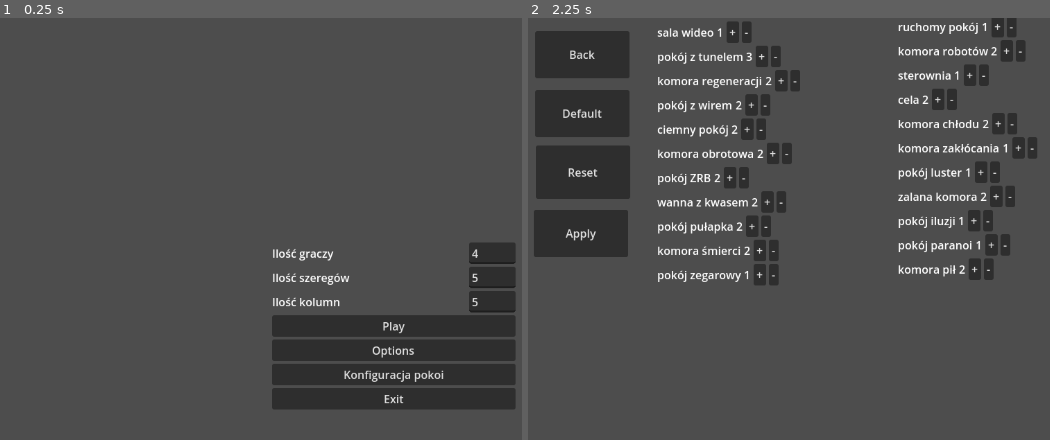
Above: before the commit, frames 1-2 (left to right).
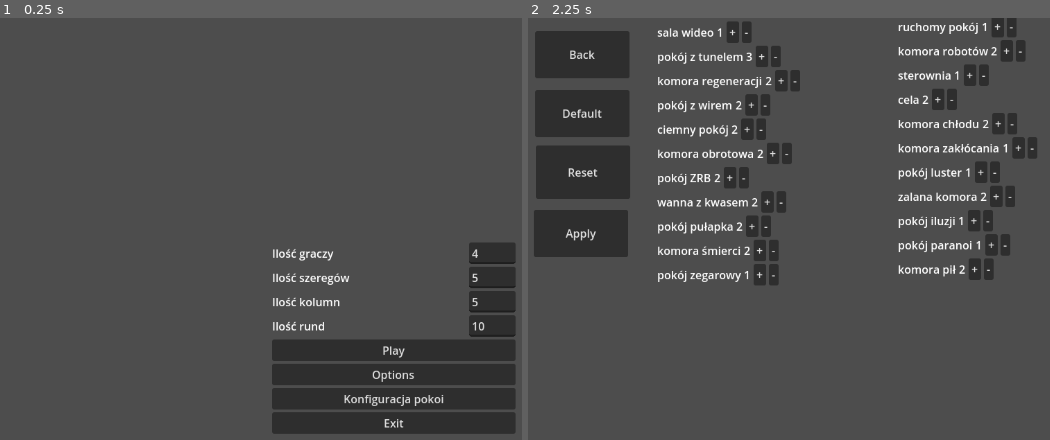
Above: after the commit, the same moments.

Repository: super12pl/strona25
Game: Godot game, scene res://scenes/Menu.tscn
Two runs of this game, one before a commit and one after it. Both use one fixed random seed, a clock stepped at 60 frames per second and the inputs below.
Inputs:
- Up to frame 1 (0.25 s): no input
- Up to frame 2 (2.25 s): click "Konfiguracja pokoi" at 0.5 s; click "Back" at 1.25 s; click "Konfiguracja pokoi" at 2 s

The runs differ from the first frame. In frame 1, 4.9% of the frame differs, in the area x 52-99%, y 70-99%; in frame 2, nothing differs.

Commit message:
dodano rundy

Diff:
--- a/code/Menu.gd
+++ b/code/Menu.gd
@@ -3,16 +3,19 @@
 @onready var gracze = $MarginContainer/VBoxContainer/HBoxContainer/gracze
 @onready var szeregi = $MarginContainer/VBoxContainer/HBoxContainer2/szeregi
 @onready var kolumny = $MarginContainer/VBoxContainer/HBoxContainer3/kolumny
+@onready var rundy = $MarginContainer/VBoxContainer/HBoxContainer4/rundy
 
 func _ready():
 	gracze.text = str(global.players)
 	szeregi.text = str(global.szeregi)
 	kolumny.text = str(global.kolumny)
+	rundy.text = str(global.maxRounds)
 
 func _on_play_pressed():
 	global.players = int(gracze.text)
 	global.szeregi = int(szeregi.text)
 	global.kolumny = int(kolumny.text)
+	global.maxRounds = int(rundy.text)
 	get_tree().change_scene_to_file("res://scenes//gra.tscn")
 
 func _on_options_pressed():
--- a/code/global.gd
+++ b/code/global.gd
@@ -18,6 +18,11 @@
 
 var plansza = []
 var zakryte = []
+
+var round = 1
+var maxRounds = 10
+
+var zakolejkowaneAkcjeWszytkich = [] ##ta zmienna będzie wielka
 
 #nie dotykać
 var reloaded = false
--- a/code/gra.gd
+++ b/code/gra.gd
@@ -2,6 +2,7 @@
 signal programmingPhase
 
 @onready var typ = $"../Control2/VBoxContainer/typ"
+@onready var runda = $"../Control2/VBoxContainer/runda"
 @onready var plansza = $Control/TileMap
 @onready var div = $"../Opis"
 
@@ -14,6 +15,8 @@
 var lookedAt = null
 
 func _ready():
+	global.round = 1
+	runda.text = "Runda: " + str(global.round) + "/" + str(global.maxRounds)
 	add_child(gracz)
 	gracz.spawn(0)
 
@@ -57,7 +60,11 @@
 						4:
 							print("Specjał")
 				if(zakolejkowaneAkcje.size()==0):
+					##to dopiero jak wszyscy gracze zrobią turę, może przez wspólną kolejkę akcji?
+					global.round += 1
+					runda.text = "Runda: " + str(global.round) + "/" + str(global.maxRounds)
 					programmingPhase.emit()
+
 
 
 	if event.is_action_pressed("right_click"):
--- a/scenes/Menu.tscn
+++ b/scenes/Menu.tscn
@@ -65,6 +65,19 @@
 layout_mode = 2
 text = "5"
 
+[node name="HBoxContainer4" type="HBoxContainer" parent="MarginContainer/VBoxContainer"]
+layout_mode = 2
+
+[node name="Label" type="Label" parent="MarginContainer/VBoxContainer/HBoxContainer4"]
+custom_minimum_size = Vector2(280, 0)
+layout_mode = 2
+text = "Ilość rund"
+
+[node name="rundy" type="LineEdit" parent="MarginContainer/VBoxContainer/HBoxContainer4"]
+custom_minimum_size = Vector2(30, 0)
+layout_mode = 2
+text = "10"
+
 [node name="Play" type="Button" parent="MarginContainer/VBoxContainer"]
 layout_mode = 2
 text = "Play"
--- a/scenes/gra.tscn
+++ b/scenes/gra.tscn
@@ -58,6 +58,10 @@
 [node name="typ" type="Label" parent="Control2/VBoxContainer"]
 layout_mode = 2
 
+[node name="runda" type="Label" parent="Control2/VBoxContainer"]
+layout_mode = 2
+text = "Runda: 1/10"
+
 [node name="Button" type="Button" parent="Control2/VBoxContainer"]
 layout_mode = 2
 text = "Exit"
--- a/scenes/rooms.tscn
+++ b/scenes/rooms.tscn
@@ -53,6 +53,7 @@
 "
 
 [node name="Reset" type="Button" parent="."]
+layout_mode = 0
 offset_left = 20.0
 offset_top = 184.0
 offset_right = 156.0
